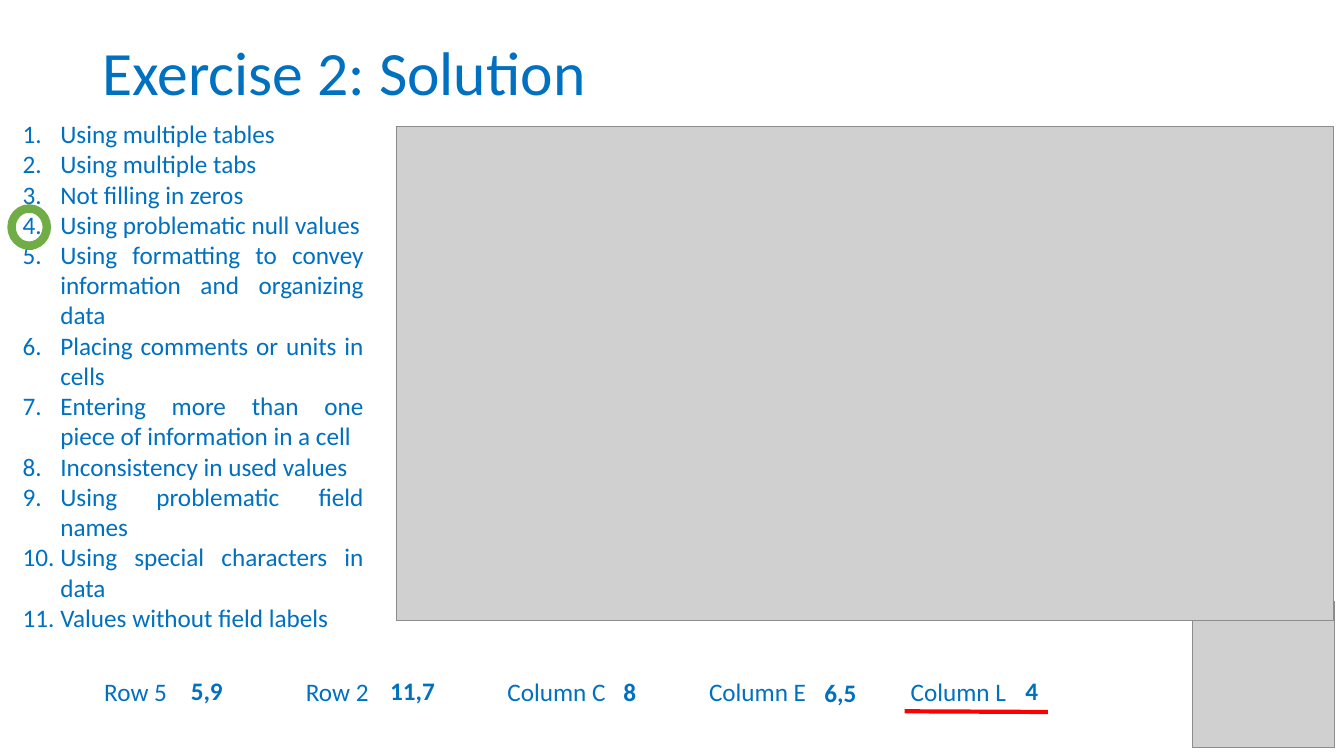
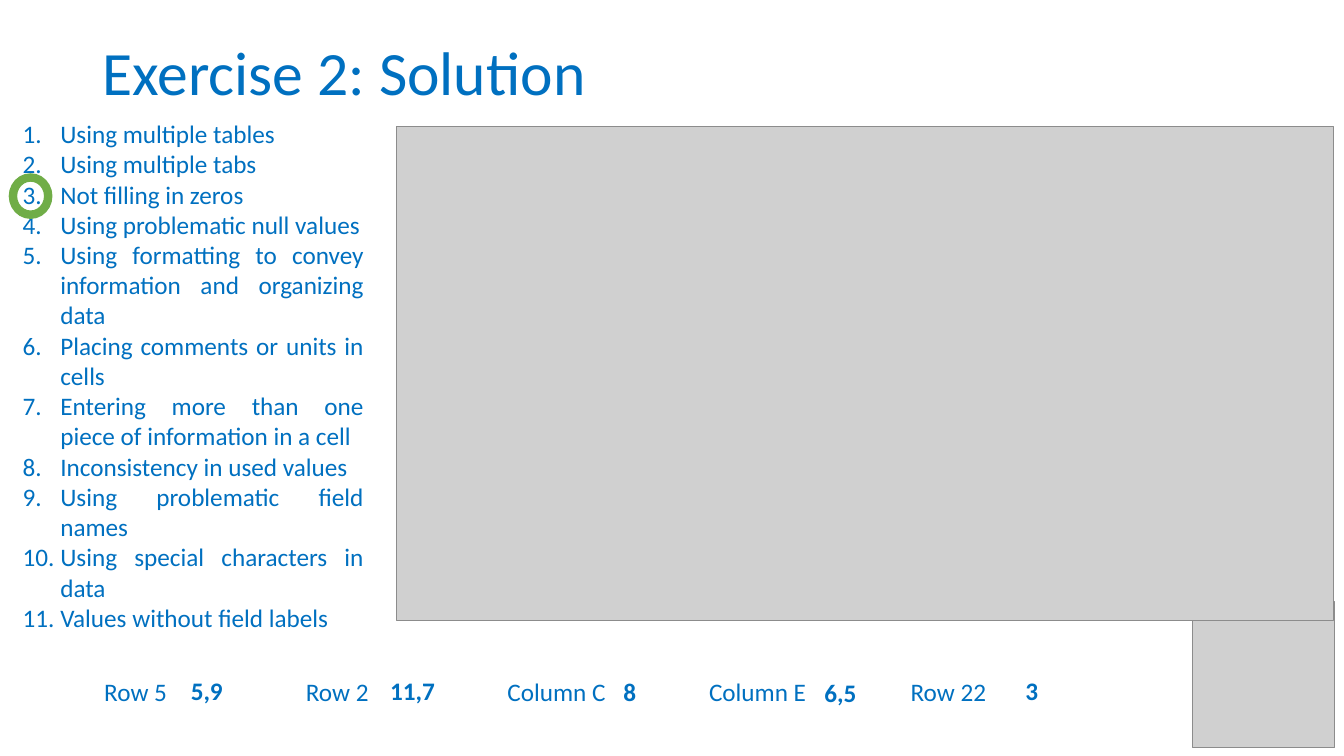
Before and after one commit to tzielins/private-fair-for-busy-biologists, a slide deck: slide 23 of instructors/03_Data-in-excel_v3.3.pptx. Drawn at 1344x756 pixels with LibreOffice and Linux fonts; fonts in the diff are those of the drawing; grey boxes stand for pictures; background and template pictures are left out. Boxes give left, top, right and bottom in pixels: in the first picture for what was removed or moved away, otherwise in the second. Text is boxed around its words. In the diff, an @@ line names an element or a change of style, - is before the commit and + after.

```diff
--- a/instructors/03_Data-in-excel_v3.3.pptx
+++ b/instructors/03_Data-in-excel_v3.3.pptx
@@ ellipse moved from (x1=11, y1=209, x2=46, y2=246) to (x1=13, y1=177, x2=48, y2=215) @@
@@ text at (x1=104, y1=683, x2=987, y2=701): text changed @@
-Row 5 Row 2 Column C Column E Column L
+Row 5 Row 2 Column C Column E Row 22
@@ text at (x1=1025, y1=683, x2=1038, y2=700): text changed @@
-4
+3
@@ line removed from (904, 712) to (1049, 712) @@
```
Also in this commit, not shown: 14 other slides changed, 2 slides added, 1 slide removed.
